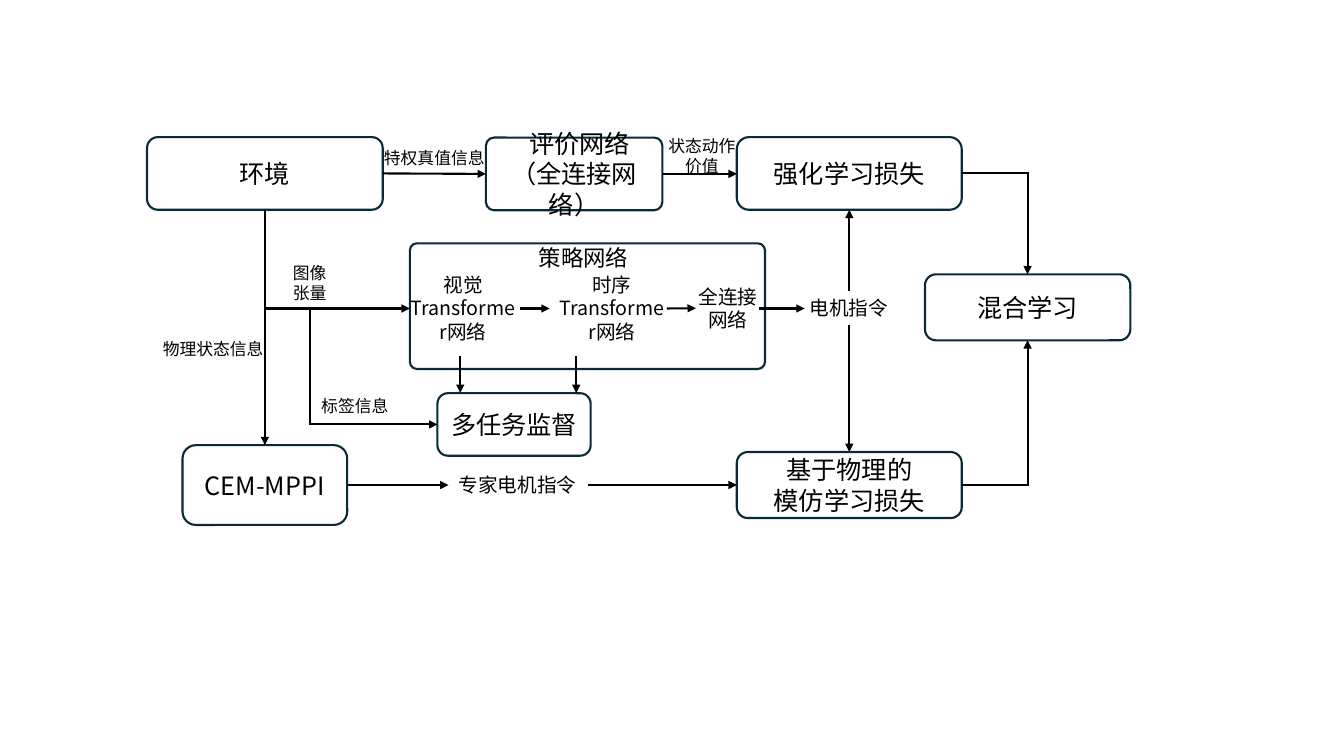
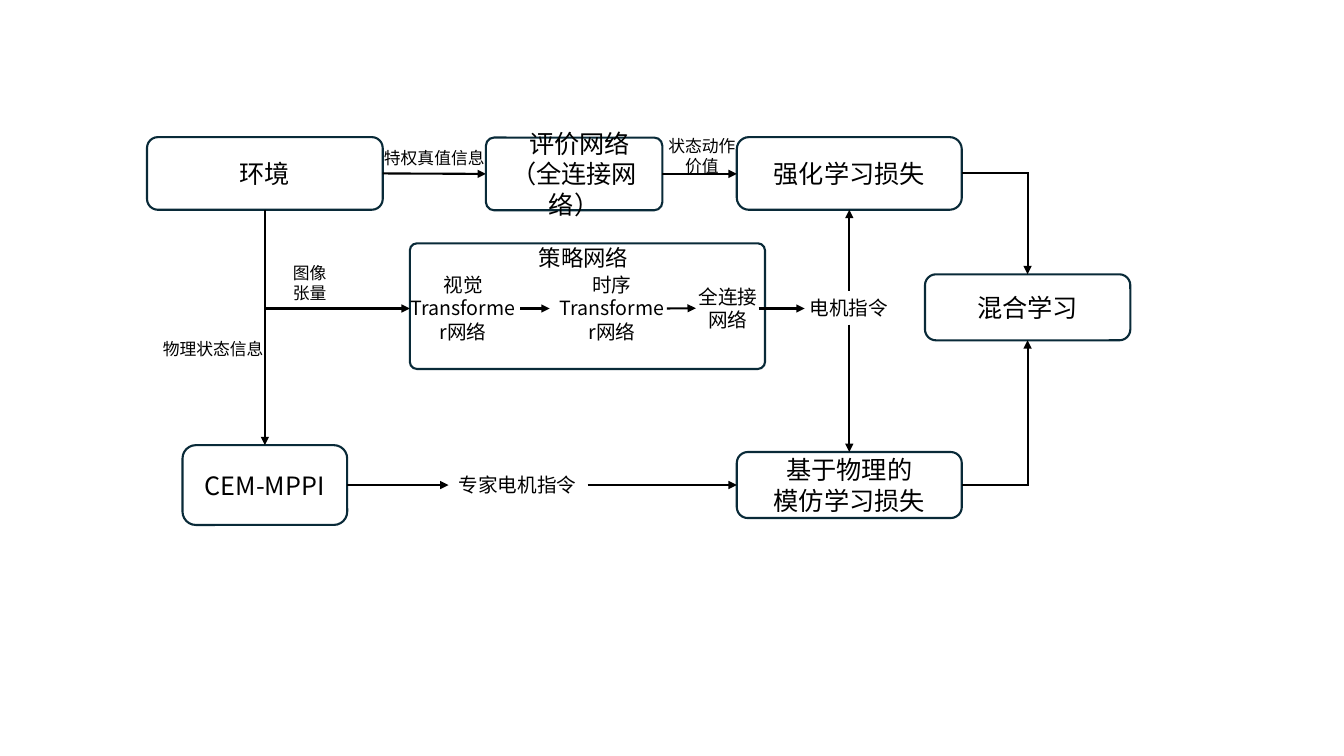
Before and after one commit to Zheng-Chen-WH/E2E-FPV, a slide deck: slide 2 of 主图.pptx. Drawn at 1344x756 pixels with LibreOffice and Linux fonts; fonts in the diff are those of the drawing. Boxes give left, top, right and bottom in pixels: in the first picture for what was removed or moved away, otherwise in the second. Text is boxed around its words. In the diff, an @@ line names an element or a change of style, - is before the commit and + after.

```diff
--- a/主图.pptx
+++ b/主图.pptx
@@ elbow arrow removed from (310, 309) to (438, 424) @@
@@ elbow arrow removed from (461, 356) to (461, 393) @@
@@ elbow arrow removed from (577, 356) to (577, 393) @@
@@ text removed at [321, 398, 388, 414] @@
-标签信息
@@ rounded rectangle removed at [438, 393, 591, 456] @@
-多任务监督
```
Also in this commit, not shown: 19 other files.
